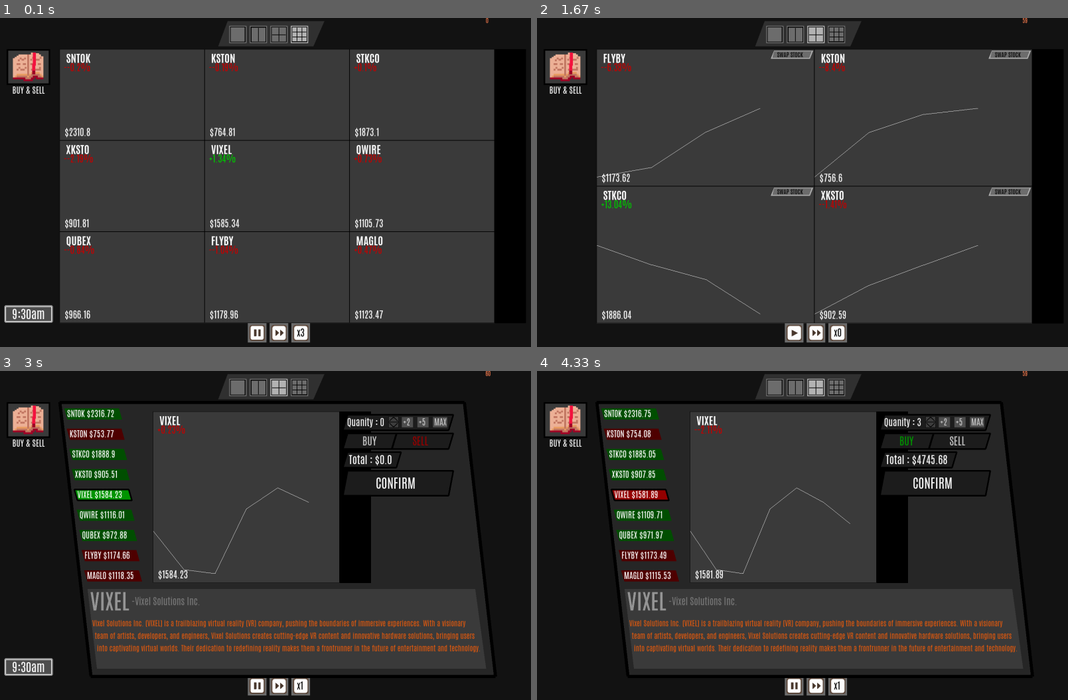
Above: before the commit, frames 1-4 (two rows, left to right).
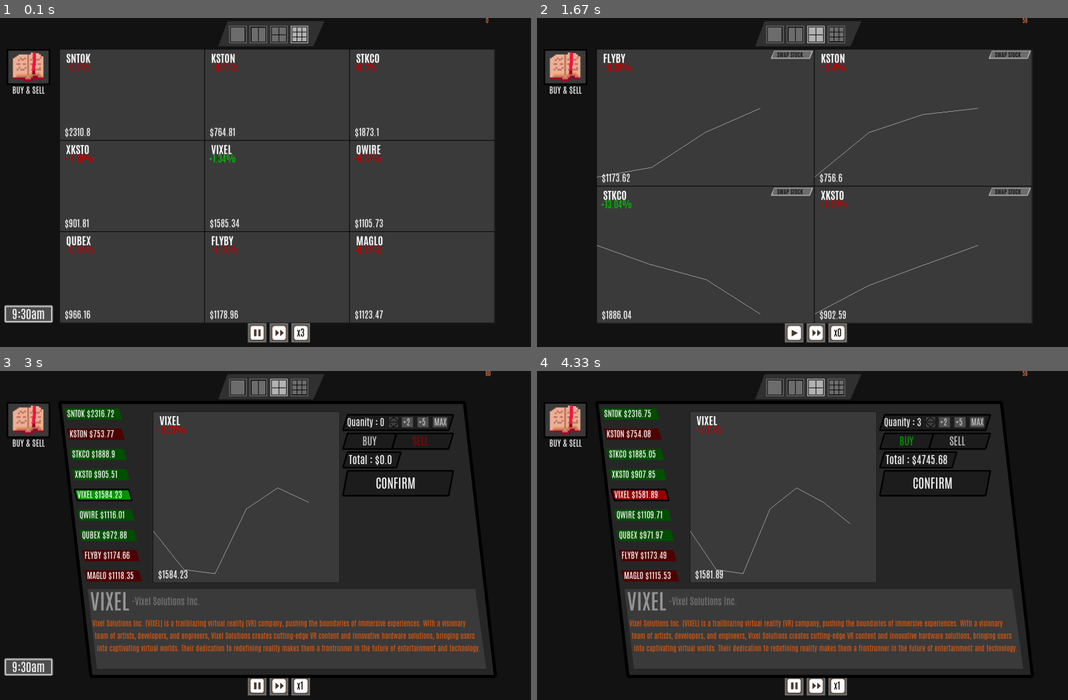
Above: after the commit, the same moments.

Repository: brandk07/Trading-Aces
Game: pygame game, started from Main.py
Same seed, same stepped clock (60 frames per second), same inputs: the game is played once before the commit and once after it.
Inputs (mouse positions are in pixels of both pictures, inside the frame that each line leads up to):
- Up to frame 1 (0.1 s): no input
- Up to frame 2 (1.67 s): press the mouse at (813, 34) at 0.37 s; move the mouse to (813, 64) at 0.47 s; release the mouse at (807, 93) at 0.6 s; click (791, 54) at 0.72 s; click (791, 87) at 1.05 s; press the mouse at (791, 333) at 1.37 s; move the mouse to (749, 314) at 1.47 s; release the mouse at (701, 294) at 1.6 s
- Up to frame 3 (3 s): click (254, 686) at 1.72 s; press the mouse at (302, 686) at 2.03 s; move the mouse to (382, 673) at 2.13 s; release the mouse at (461, 660) at 2.27 s; click (26, 423) at 2.38 s; press the mouse at (100, 496) at 2.7 s; move the mouse to (276, 469) at 2.8 s; release the mouse at (446, 446) at 2.93 s
- Up to frame 4 (4.33 s): press the mouse at (972, 420) at 3.03 s; move the mouse to (813, 420) at 3.13 s; release the mouse at (653, 420) at 3.27 s; click (924, 476) at 3.38 s; press the mouse at (929, 420) at 3.7 s; move the mouse to (786, 433) at 3.8 s; release the mouse at (648, 446) at 3.93 s; press the mouse at (929, 420) at 4.03 s; move the mouse to (839, 420) at 4.13 s; release the mouse at (749, 420) at 4.27 s

The runs differ from the first frame. In frame 1, 0.1% of the frame differs, in the area x 93-94%, y 9-93%; in frame 2, 0.1%; in frame 3, 1.9%, in the area x 64-70%, y 12-65%; in frame 4, 1.9%.

Commit message:
still bad performace, cleaned up code

Diff:
--- a/Classes/Stock.py
+++ b/Classes/Stock.py
@@ -51,28 +51,6 @@
 
     def __str__(self) -> str:
         return f'{self.name}'
-    def resize_graph(self):
-        # if len(self.pricepoints) > (numrange:=self.graphrangeoptions[self.graphrange]):#if the amount of points we already have is greater than the amount needed
-        #     medianpoint = statistics.median([point[0] for point in self.pricepoints[-numrange:]])
-        # else:
-        #     medianpoint = statistics.median([point[0] for point in self.pricepoints])
-        # currentrange = -len(self.graphrangelists[self.graphrange])
-
-        medianpoint = np.median([point for point in self.graphrangelists[self.graphrange]])
-        # medianpoint = np.median([point[0] for point in self.pricepoints[currentrange:]])
-        #below we are checking if the max or min is further away from the median point, and then returning the distance from the median point
-        # print(min(self.pricepoints, key=lambda x: x[0]),(self.pricepoints))
-
-        # minvalue = abs(np.min(self.pricepoints[currentrange:, 0])-medianpoint)
-        # maxvalue = abs(np.max(self.pricepoints[currentrange:, 0])-medianpoint)
-        minpoint = (np.min(self.graphrangelists[self.graphrange]))
-        maxpoint = (np.max(self.graphrangelists[self.graphrange]))
-        # minvalue = abs(np.min(self.pricepoints, key=lambda x: x[0])[0]-medianpoint)
-        # maxvalue = abs(np.max(self.pricepoints, key=lambda x: x[0])[0]-medianpoint)
-
-        if minpoint > maxpoint:
-            return (minpoint+30),medianpoint#can add a multiplier to make the graph more towards the middle (*1.5)
-        return (maxpoint+30),medianpoint#can add a multiplier to make the graph more towards the middle (*1.5)
 
     def bankrupcy(self,drawn,screen:pygame.Surface=None):
         """returns False if stock is not bankrupt,don't need screen if drawn is False"""
@@ -163,8 +141,9 @@
             if (len(self.pricepoints)/condensefactor) > len(self.graphrangelists[key]):#if the amount of points that should be in the list is greater than the amount of points in the list
                 # self.graphrangelists[key].append(self.pricepoints[-1][0])#add the last point to the list
                 self.graphrangelists[key] = np.vstack([self.graphrangelists[key], self.pricepoints[-1][0]])
-            if len(self.graphrangelists[key]) > self.graphrangeoptions[key]:
-                np.delete(self.graphrangelists[key],0)
+            if len(self.graphrangelists[key]) > POINTSPERGRAPH:
+                # print('deleting',key,len(self.graphrangelists[key]))
+                self.graphrangelists[key] = np.delete(self.graphrangelists[key],0)
                 # self.graphrangelists[key].pop(0)
 
     def draw(self,screen:pygame.Surface,player:object,startingpos,endingpos,stocklist):
@@ -182,23 +161,24 @@
         if self.bankrupcy(True,screen=screen):#if stock is not bankrupt, first argument is drawn
             gfxdraw.filled_polygon(screen,[(self.endingpos[0],self.startingpos[1]),self.endingpos,(self.startingpos[0],self.endingpos[1]),self.startingpos],(60,60,60))#draws the background of the graph
 
-        self.rangecontrols(screen,player,stocklist)#draws the range controls
+        # self.rangecontrols(screen,player,stocklist)#draws the range controls
 
         graphheight = (self.endingpos[1]-self.startingpos[1])/2# graphheight is the height of the graph
         graphwidth = (self.startingpos[0]-self.endingpos[0])
 
         #first need to find the x values that we want to graph (the points that are in the range of the graph and then reduce it to fit on the graph)
-        pointlen = len(self.pricepoints)
 
 
         graphingpoints = self.graphrangelists[self.graphrange]
-
-
+        end_time = timeit.default_timer()
+        # print(f"Execution times first one: {end_time - start_time} seconds")
+        print(len(graphingpoints))
+        start_time = timeit.default_timer()
         # finding the min and max values of the graphingpoints
-        minpoint = (np.min(self.graphrangelists[self.graphrange]))
-        maxpoint = (np.max(self.graphrangelists[self.graphrange]))
-        end_time = timeit.default_timer()
-        print(f"Execution times 3: {end_time - start_time} seconds")
+        minpoint = (np.amin(self.graphrangelists[self.graphrange]))
+        maxpoint = (np.amax(self.graphrangelists[self.graphrange]))
+        end_time = timeit.default_timer()
+        # print(f"Execution times 3: {end_time - start_time} seconds")
         start_time = timeit.default_timer()
         if minpoint != maxpoint:#prevents divide by zero error
             # [point,minpoint,maxpoint,graphheight,startingpos]
@@ -207,13 +187,19 @@
             else:
                 newgraph = num
             end_time = timeit.default_timer()
-            print(f"Execution times first section: {end_time - start_time} seconds")
+            # print(f"Execution times first section: {end_time - start_time} seconds")
 
             start_time = timeit.default_timer()
             # graphingpoints = [int(self.yvaluefinder(point,minpoint,newgraph,graphheight,self.startingpos)) for point in graphingpoints]
-            graphingpoints = [int(((point-minpoint)*newgraph)+startingpos[1]+graphheight-30) for point in graphingpoints]
+            addedvalue = (self.startingpos[1]+graphheight-30)
+            # graphingpoints = [int(((point-minpoint)*newgraph)+addedvalue) for point in graphingpoints]
+
+            graphingpoints = np.array(graphingpoints)
+            graphingpoints = ((graphingpoints - minpoint) * newgraph) + addedvalue
+            # graphingpoints = graphingpoints.astype(int)
+            # Execution times 2ed section: 0.0034706999999940535 seconds
             end_time = timeit.default_timer()
-            print(f"Execution times 2ed section: {end_time - start_time} seconds")
+            # print(f"Execution times 2ed section: {end_time - start_time} seconds")
         start_time = timeit.default_timer()
         if len(self.graphrangelists[self.graphrange]) > 0 and len(self.graphrangelists[self.graphrange]) < graphwidth:
             spacing = graphwidth/len(self.graphrangelists[self.graphrange])
@@ -221,15 +207,15 @@
             spacing = 1
 
         end_time = timeit.default_timer()
-        print(f"Execution times last section: {end_time - start_time} seconds")
+        # print(f"Execution times last section: {end_time - start_time} seconds")
         start_time = timeit.default_timer()
 
         #
-        if pointlen % 100 == 0:
-            print(pointlen)
-
+        if len(self.pricepoints) % 100 == 0:
+            print(len(self.pricepoints))
+        graphpointlen = len(graphingpoints)
         for i,value in enumerate(graphingpoints):
-            if i >= len(graphingpoints)-1:
+            if i >= graphpointlen-1:
                 # print(i)
                 pass#if last one in list or i is too great then don't draw line
             else:
@@ -239,7 +225,7 @@
 
                 gfxdraw.line(screen,xpos+int(i*spacing),int(value),xpos+int((i+1)*spacing),int(nextvalue),(255,255,255))
         end_time = timeit.default_timer()
-        print(f"Execution times last: {end_time - start_time} seconds")
+        # print(f"Execution times last: {end_time - start_time} seconds")
 
 
         #Everything below is after the graph is drawn
